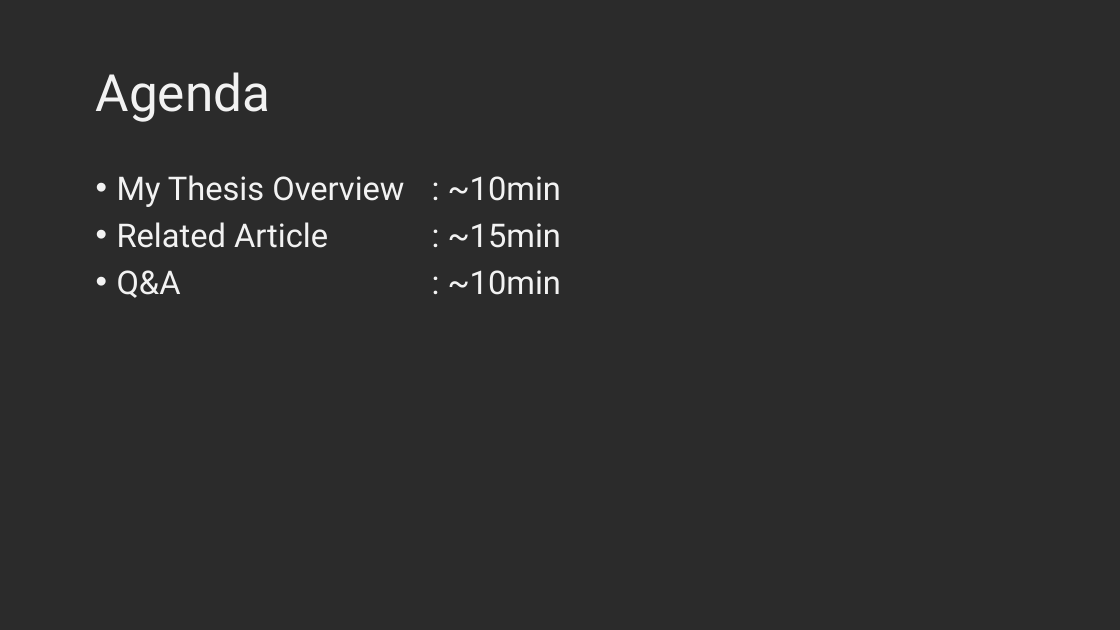
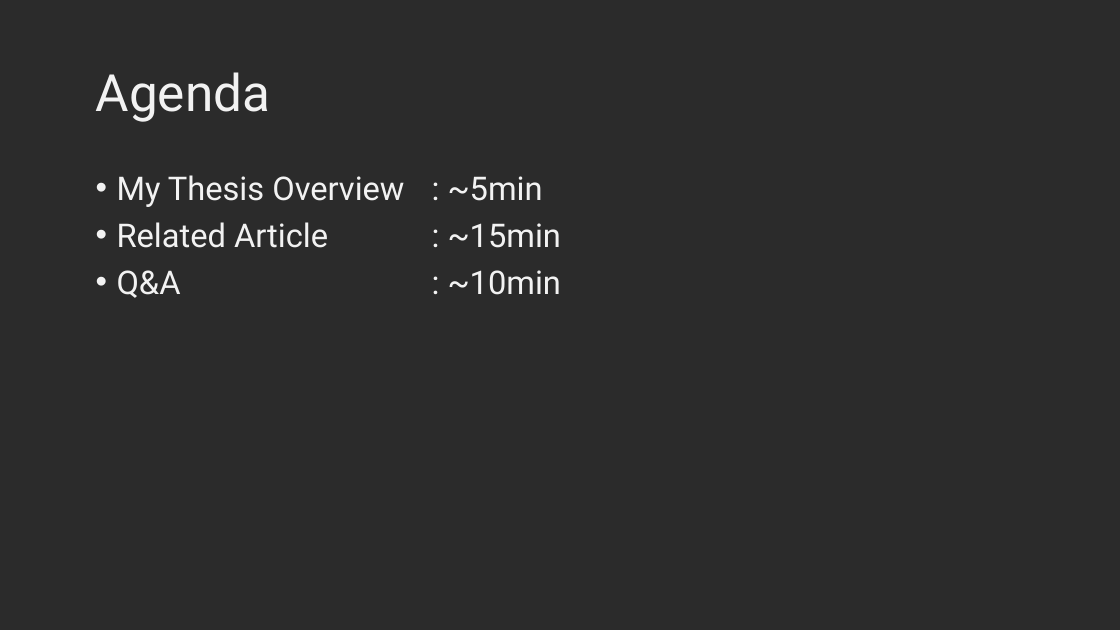
Before and after one commit to KiraSensei13/MNT_ITESM_Thesis, a slide deck: slide 2 of Shared_A01212611/Slides/GroupMeeting001_pyrolysisProcessParameters.pptx. Drawn at 1120x630 pixels with LibreOffice and Linux fonts; fonts in the diff are those of the drawing; background and template pictures are left out; a plain dark background stands for a picture behind light text. Boxes give left, top, right and bottom in pixels: in the first picture for what was removed or moved away, otherwise in the second. Text is boxed around its words. In the diff, an @@ line names an element or a change of style, - is before the commit and + after.

```diff
--- a/Shared_A01212611/Slides/GroupMeeting001_pyrolysisProcessParameters.pptx
+++ b/Shared_A01212611/Slides/GroupMeeting001_pyrolysisProcessParameters.pptx
@@ text at bbox=[117, 175, 543, 207]: text changed @@
-• My Thesis Overview : ~10min
+• My Thesis Overview : ~5min
```
Also in this commit, not shown: 1 other slide changed, 6 slides added, 2 other files.
